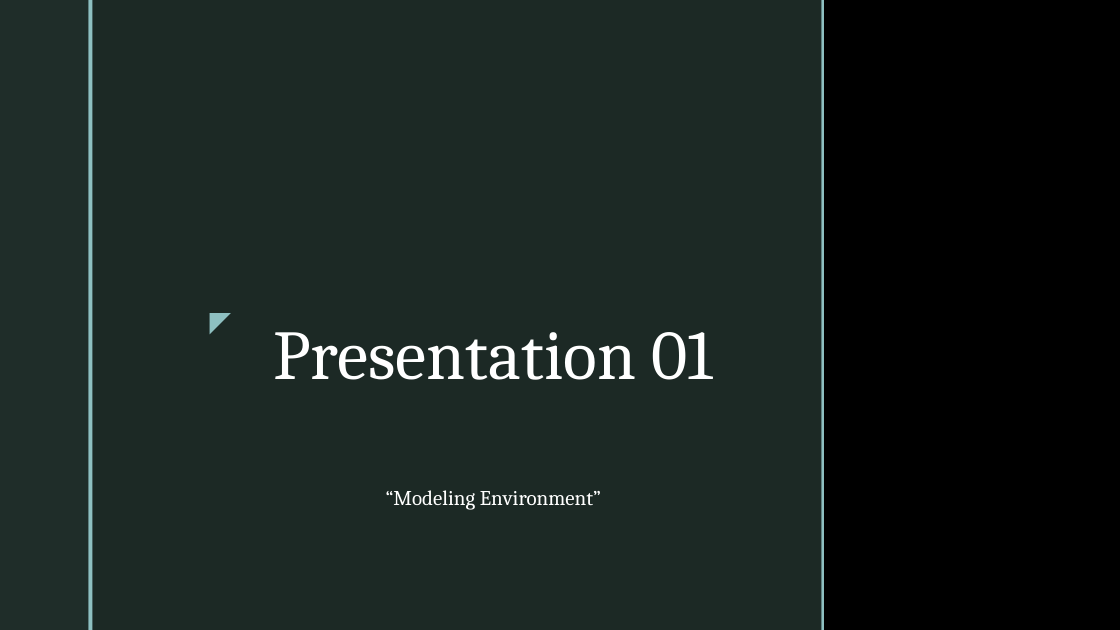
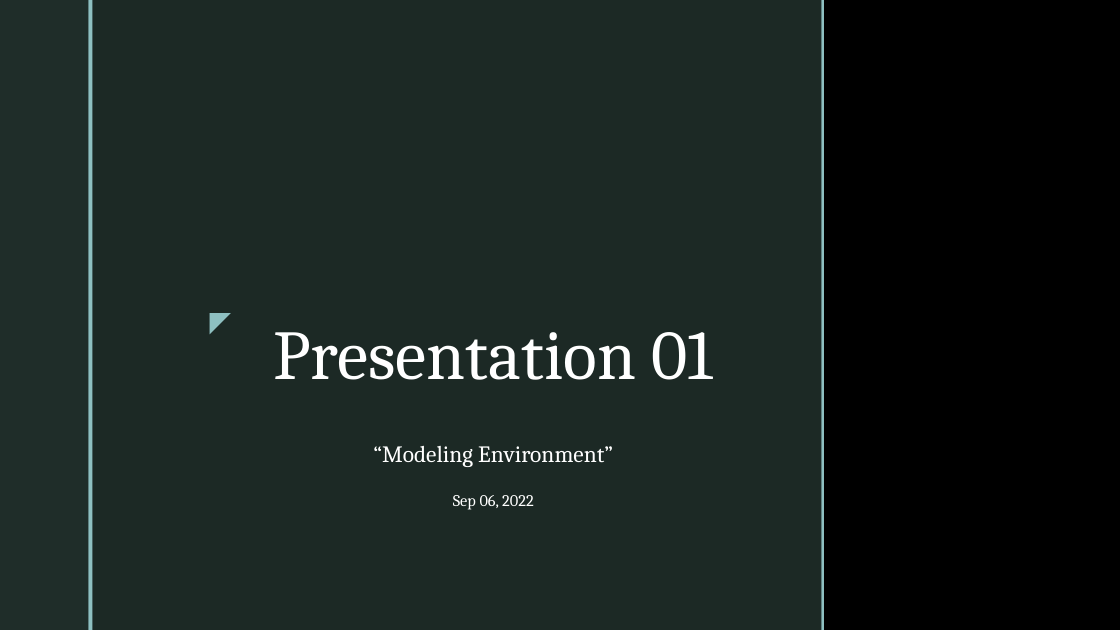
Before and after one commit to cmudrc/pied-piper, a slide deck: slide 1 of Other/Presentation/Presentation 01.pptx. Drawn at 1120x630 pixels with LibreOffice and Linux fonts; fonts in the diff are those of the drawing; background and template pictures are left out. Boxes give left, top, right and bottom in pixels: in the first picture for what was removed or moved away, otherwise in the second. Text is boxed around its words. In the diff, an @@ line names an element or a change of style, - is before the commit and + after.

```diff
--- a/Other/Presentation/Presentation 01.pptx
+++ b/Other/Presentation/Presentation 01.pptx
@@ subtitle at (x1=373, y1=446, x2=613, y2=467): size 18 to 20 pt in "“Modeling Environment”" @@
@@ subtitle at (x1=453, y1=495, x2=534, y2=510): paragraph added @@
+Sep 06, 2022
```
Also in this commit, not shown: 3 other slides changed, 5 slides added, 1 slide removed.
